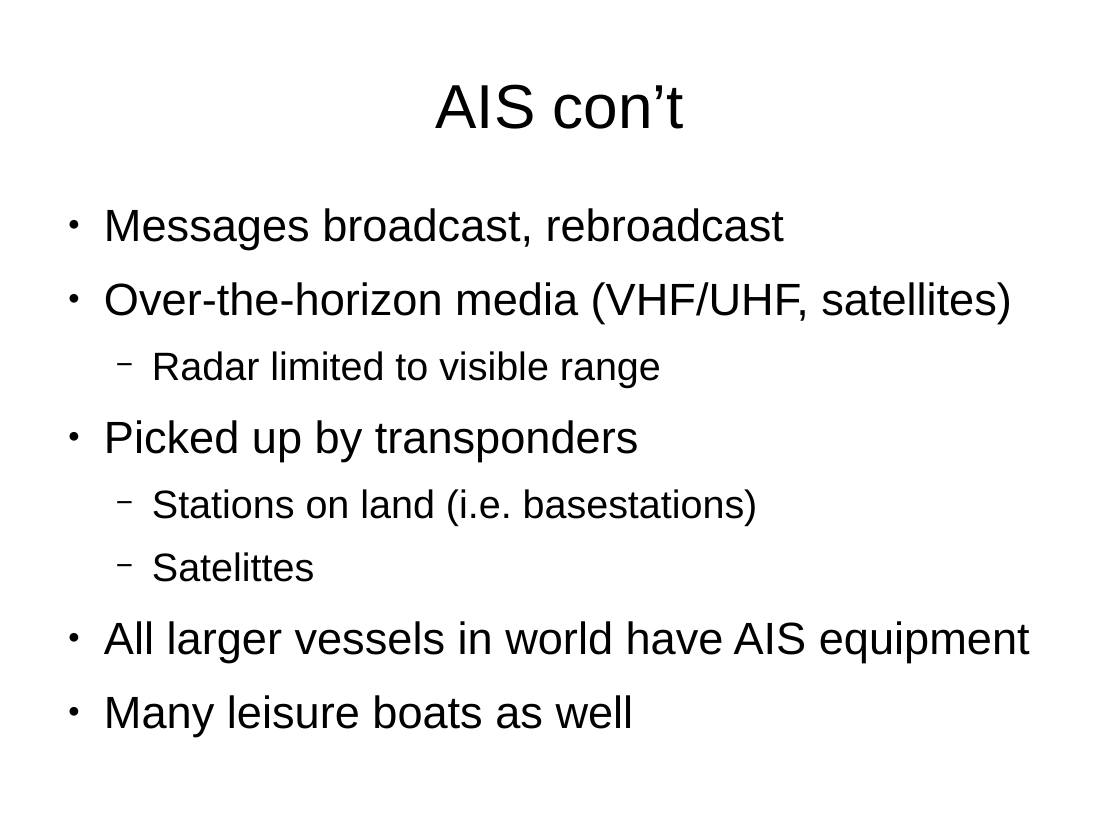
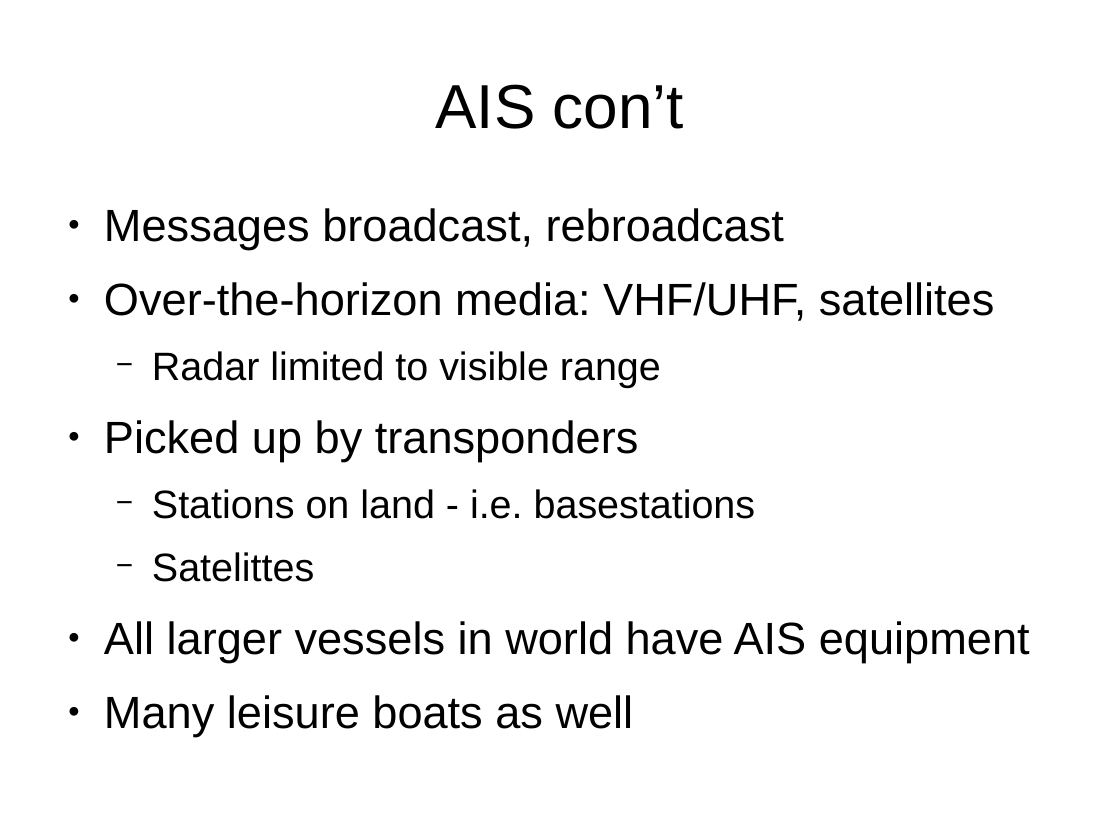
Before and after one commit to sesam-io/ais-integration, a slide deck: slide 5 of ais_bouvet_one.odp. Drawn at 1120x840 pixels with LibreOffice and Linux fonts; fonts in the diff are those of the drawing. Boxes give left, top, right and bottom in pixels: in the first picture for what was removed or moved away, otherwise in the second. Text is boxed around its words. In the diff, an @@ line names an element or a change of style, - is before the commit and + after.

Commit message:
Typo and new version of presentation

```diff
--- a/ais_bouvet_one.odp
+++ b/ais_bouvet_one.odp
@@ text at box(104, 282, 995, 321): text changed @@
-● Over-the-horizon media (VHF/UHF, satellites)
+● Over-the-horizon media: VHF/UHF, satellites
@@ text at box(152, 489, 756, 519): text changed @@
-  − Stations on land (i.e. basestations)
+  − Stations on land - i.e. basestations
```
Also in this commit, not shown: 2 other slides changed, 1 other file.
